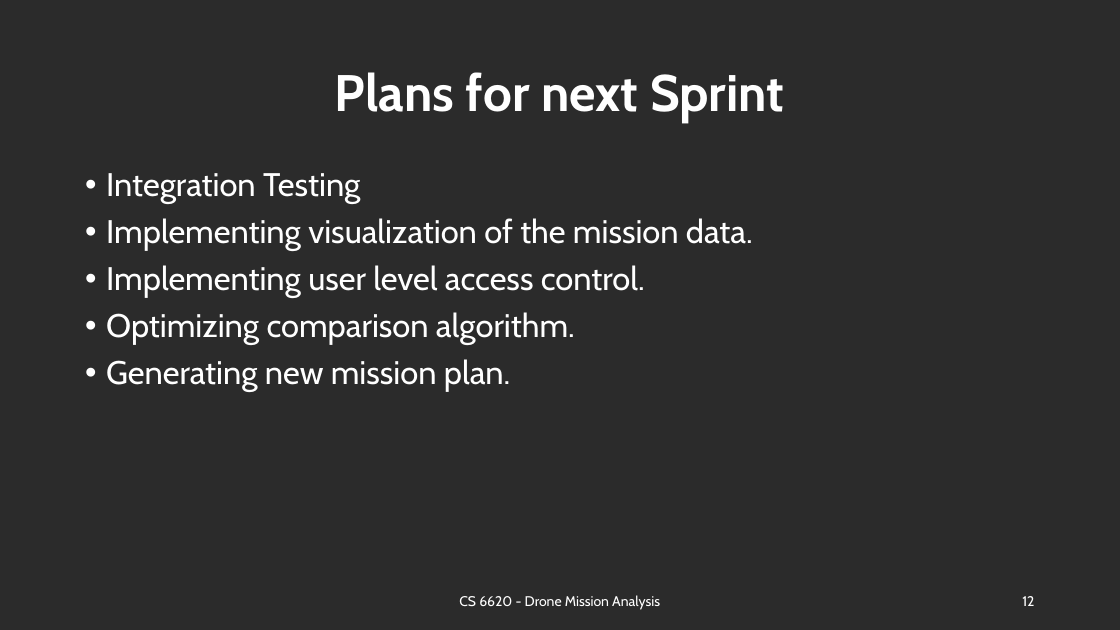
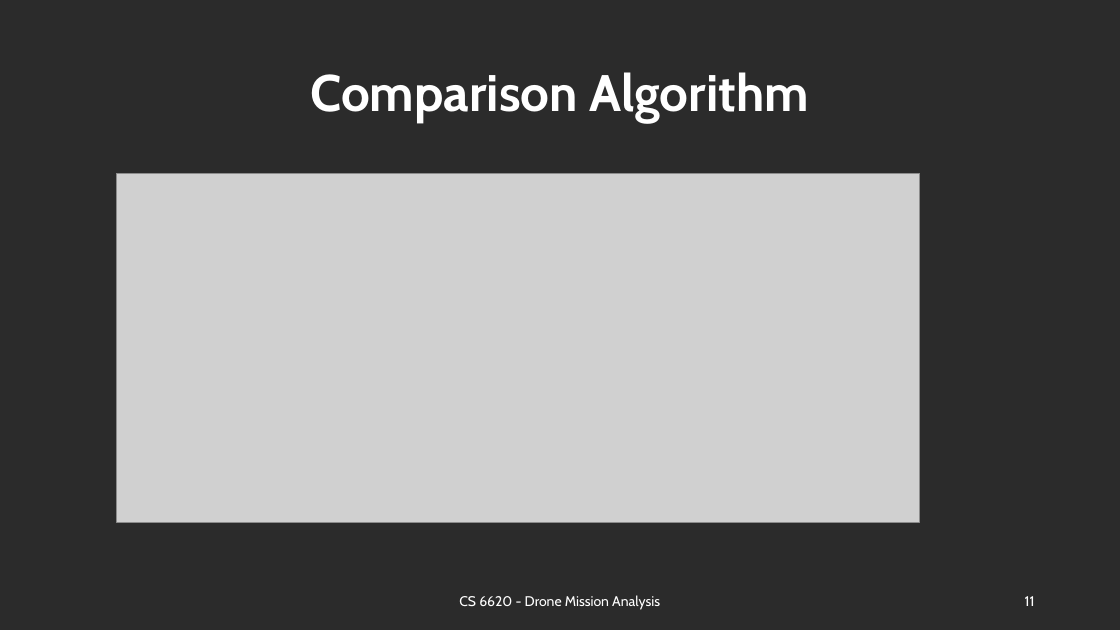
Before and after one commit to BU-NU-CLOUD-SP18/Drone-Mission-Analysis, a slide deck: slide 11 of presentations/Demo5.ppt (slide 12 before the commit). Drawn at 1120x630 pixels with LibreOffice and Linux fonts; fonts in the diff are those of the drawing; grey boxes stand for pictures; background and template pictures are left out; a plain dark background stands for a picture behind light text. Boxes give left, top, right and bottom in pixels: in the first picture for what was removed or moved away, otherwise in the second. Text is boxed around its words. In the diff, an @@ line names an element or a change of style, - is before the commit and + after.

```diff
--- a/presentations/Demo5.ppt
+++ b/presentations/Demo5.ppt
@@ title at box(310, 72, 810, 122): text changed @@
-Plans for next Sprint
+Comparison Algorithm
@@ text removed at box(106, 173, 753, 392) @@
-• Integration Testing
-• Implementing visualization of the mission data.
-• Implementing user level access control.
-• Optimizing comparison algorithm.
-• Generating new mission plan.
@@ picture added at box(117, 173, 919, 521) @@
@@ page number at box(1025, 596, 1035, 606): text changed @@
-12
+11
```
Also in this commit, not shown: 9 other slides changed, 3 slides added, 1 slide removed.
